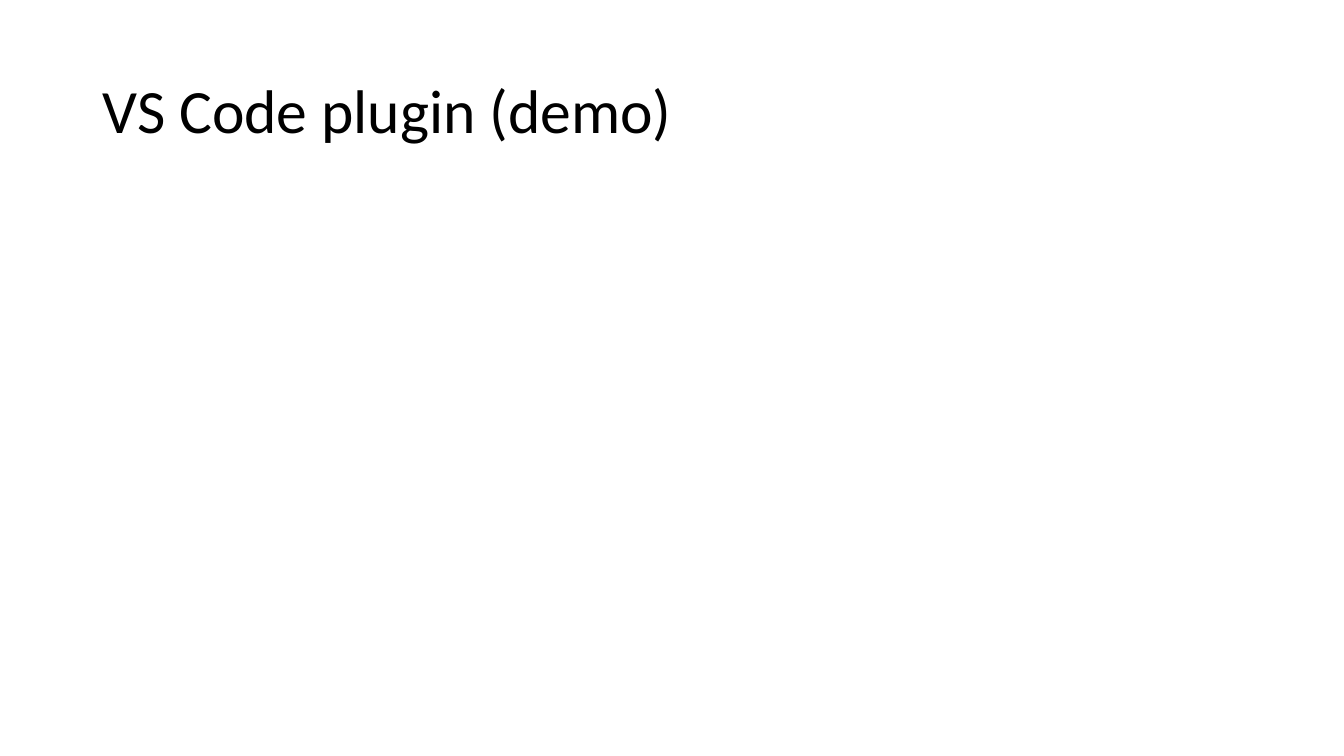
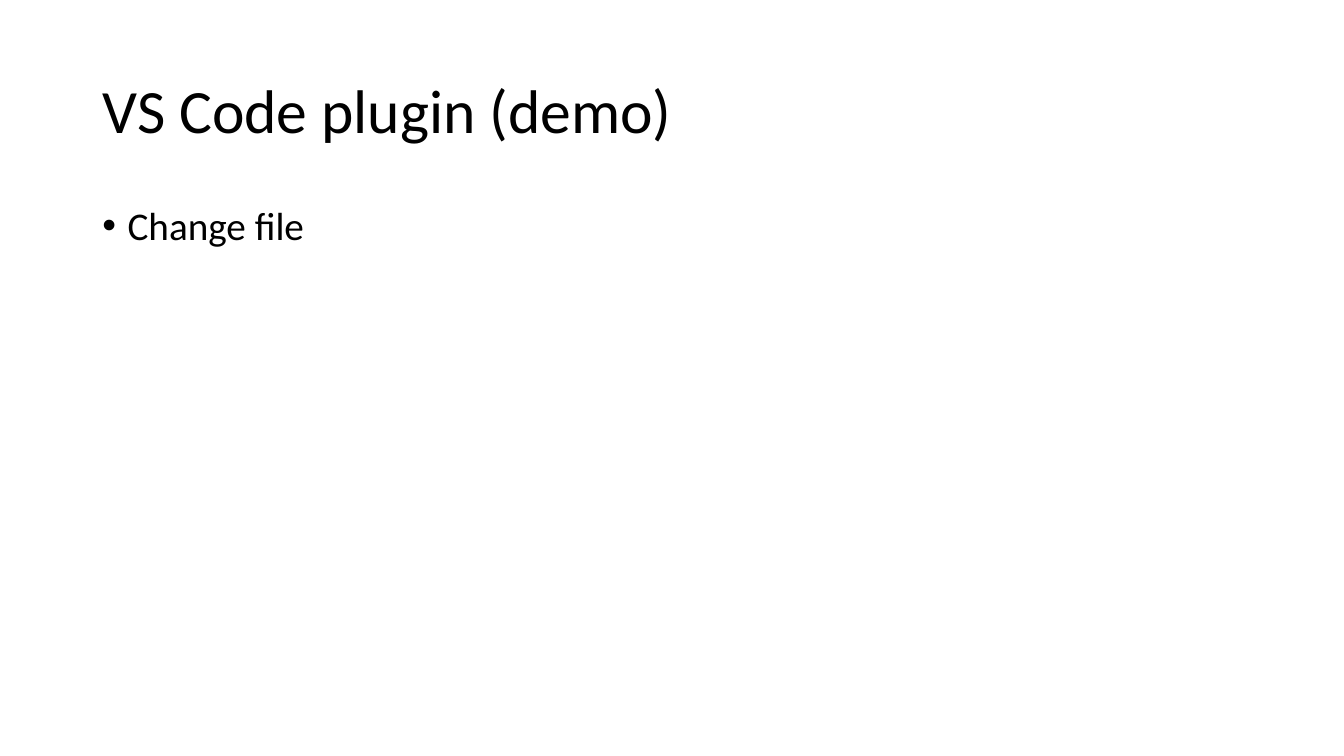
Before and after one commit to ToreAndreAsheim/tech-thursday, a slide deck: slide 13 of 2020-09-03 Git og Github/Git.pptx (slide 7 before the commit). Drawn at 1344x756 pixels with LibreOffice and Linux fonts; fonts in the diff are those of the drawing. Boxes give left, top, right and bottom in pixels: in the first picture for what was removed or moved away, otherwise in the second. Text is boxed around its words. In the diff, an @@ line names an element or a change of style, - is before the commit and + after.

```diff
--- a/2020-09-03 Git og Github/Git.pptx
+++ b/2020-09-03 Git og Github/Git.pptx
@@ text added at (128, 212, 304, 247), 28 pt, text #000000 @@
+• Change file
```
Also in this commit, not shown: 4 other slides changed, 10 slides added, 2 slides removed.
